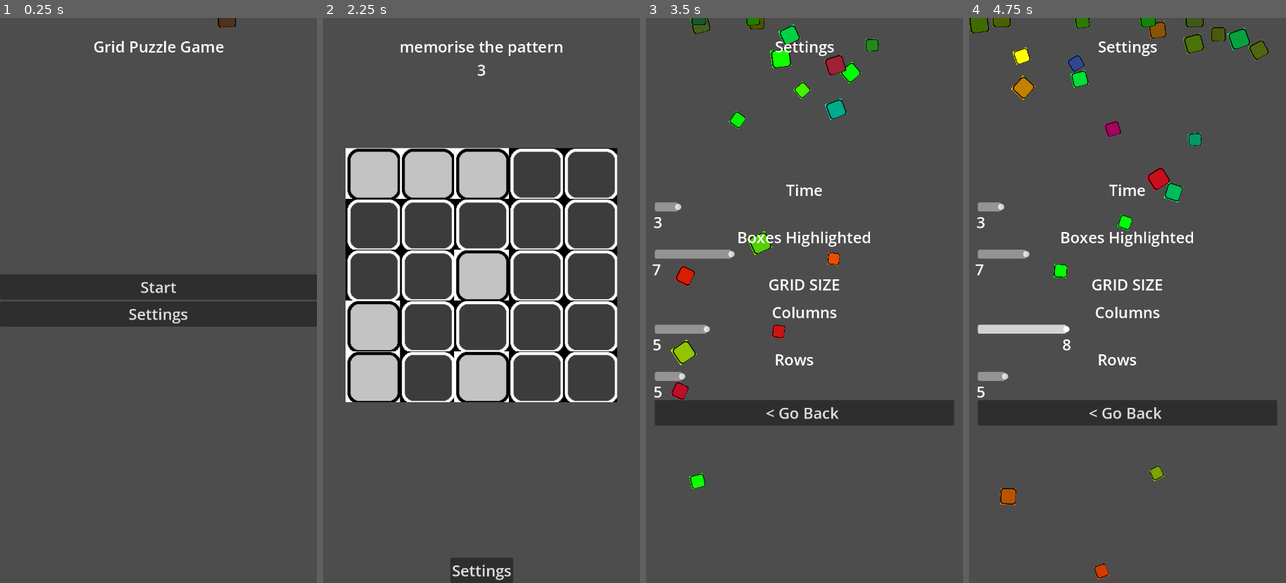
Above: before the commit, frames 1-4 (left to right).
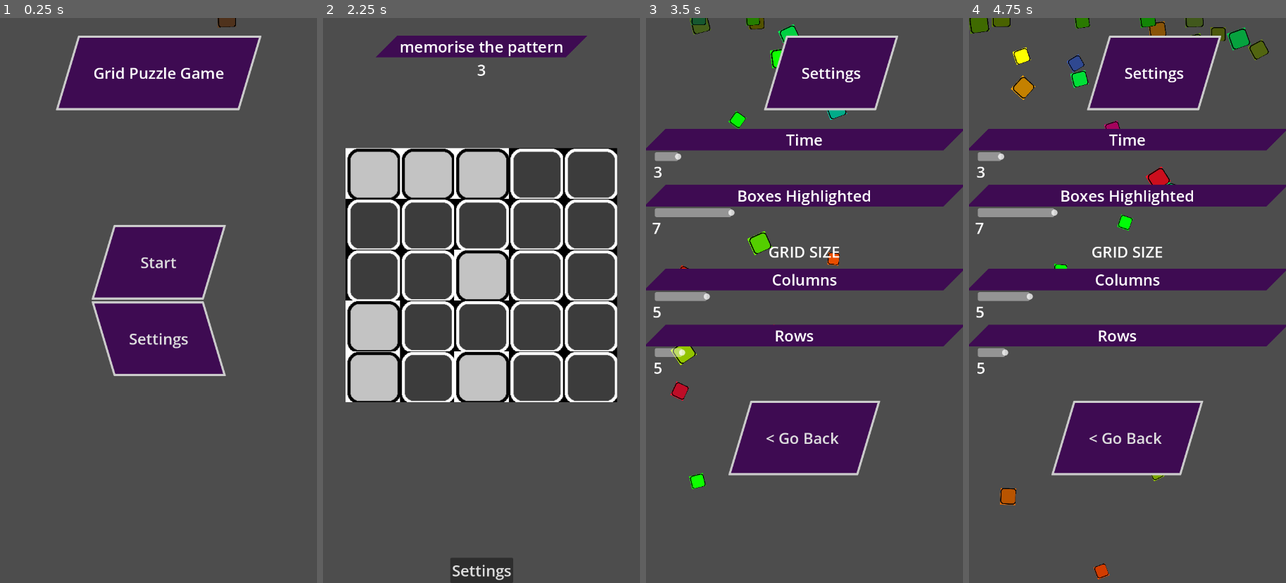
Above: after the commit, the same moments.

Repository: muhammadsaleh14/GridPuzzleGameGodot
Game: Godot game, scene res://assets/main_menu.tscn
The game is run twice, just before and just after one commit, with the same random seed, the same clock (stepped at 60 frames per second) and the same inputs.
Inputs (mouse positions are in pixels of both pictures, inside the frame that each line leads up to):
- Up to frame 1 (0.25 s): no input
- Up to frame 2 (2.25 s): click "Settings" at 0.5 s; click "< Go Back" at 1.25 s; click "Start" at 2 s
- Up to frame 3 (3.5 s): click "Settings" at 2.75 s
- Up to frame 4 (4.75 s): move the mouse to (1197, 272) at 3.52 s; press the mouse at (1197, 272) at 3.53 s; move the mouse to (1064, 328) at 4.27 s; release the mouse at (1064, 328) at 4.28 s; click (1064, 328) at 4.35 s

The runs differ from the first frame. In frame 1, 23% of the frame differs, in the area x 0-100%, y 3-64%; in frame 2, 2.0%; in frame 3, 30%, in the area x 0-100%, y 3-81%; in frame 4, 30%.

Commit message:
Improves theme and style

Diff:
--- a/assets/main_menu.tscn
+++ b/assets/main_menu.tscn
@@ -1,8 +1,9 @@
-[gd_scene load_steps=8 format=3 uid="uid://dko01urihrmd0"]
+[gd_scene load_steps=10 format=3 uid="uid://dko01urihrmd0"]
 
 [ext_resource type="Texture2D" uid="uid://blpsmfngmy7g0" path="res://textures/block.tres" id="1_6hca5"]
 [ext_resource type="Script" path="res://scripts/main_menu.gd" id="1_8447g"]
 [ext_resource type="Theme" uid="uid://d16l6kwqf0nby" path="res://fontTheme/new_theme.tres" id="3_xy72n"]
+[ext_resource type="StyleBox" uid="uid://jdfreqpcqif6" path="res://styles/purple_button_style.tres" id="4_uw3c7"]
 
 [sub_resource type="CanvasItemMaterial" id="CanvasItemMaterial_enbc7"]
 particles_animation = true
@@ -37,6 +38,18 @@
 hue_variation_max = 1.0
 anim_speed_max = 2.0
 
+[sub_resource type="StyleBoxFlat" id="StyleBoxFlat_kpdm3"]
+content_margin_left = 60.0
+content_margin_top = 60.0
+content_margin_right = 60.0
+content_margin_bottom = 60.0
+bg_color = Color(0.243137, 0.0431373, 0.321569, 1)
+skew = Vector2(-0.3, 0)
+border_width_left = 5
+border_width_top = 5
+border_width_right = 5
+border_width_bottom = 5
+
 [node name="MainMenu" type="Control"]
 layout_mode = 3
 anchors_preset = 15
@@ -59,12 +72,15 @@
 
 [node name="VBoxContainer" type="VBoxContainer" parent="."]
 layout_mode = 1
-anchors_preset = 14
+anchors_preset = 8
+anchor_left = 0.5
 anchor_top = 0.5
-anchor_right = 1.0
+anchor_right = 0.5
 anchor_bottom = 0.5
-offset_top = -33.0
-offset_bottom = 33.0
+offset_left = -71.5
+offset_top = -59.0
+offset_right = 71.5
+offset_bottom = 59.0
 grow_horizontal = 2
 grow_vertical = 2
 
@@ -75,6 +91,7 @@
 [node name="Start" type="Button" parent="VBoxContainer/MarginContainer2"]
 layout_mode = 2
 theme = ExtResource("3_xy72n")
+theme_override_styles/normal = ExtResource("4_uw3c7")
 text = "Start"
 
 [node name="MarginContainer3" type="MarginContainer" parent="VBoxContainer"]
@@ -83,6 +100,7 @@
 [node name="Settings" type="Button" parent="VBoxContainer/MarginContainer3"]
 layout_mode = 2
 theme = ExtResource("3_xy72n")
+theme_override_styles/normal = SubResource("StyleBoxFlat_kpdm3")
 text = "Settings"
 
 [node name="MarginContainer" type="MarginContainer" parent="."]
@@ -99,6 +117,7 @@
 [node name="Label" type="Label" parent="MarginContainer"]
 layout_mode = 2
 theme = ExtResource("3_xy72n")
+theme_override_styles/normal = ExtResource("4_uw3c7")
 text = "Grid Puzzle Game"
 horizontal_alignment = 1
 
--- a/assets/settings.tscn
+++ b/assets/settings.tscn
@@ -1,9 +1,11 @@
-[gd_scene load_steps=13 format=3 uid="uid://b7bkq10h20ttv"]
+[gd_scene load_steps=15 format=3 uid="uid://b7bkq10h20ttv"]
 
 [ext_resource type="Script" path="res://scripts/settings.gd" id="1_r7hsq"]
 [ext_resource type="Texture2D" uid="uid://blpsmfngmy7g0" path="res://textures/block.tres" id="2_2tbdu"]
 [ext_resource type="Script" path="res://addons/SliderLabel/SliderLabel.gd" id="2_d0ghn"]
+[ext_resource type="StyleBox" uid="uid://jdfreqpcqif6" path="res://styles/purple_button_style.tres" id="3_1du5w"]
 [ext_resource type="Theme" uid="uid://d16l6kwqf0nby" path="res://fontTheme/new_theme.tres" id="3_ob386"]
+[ext_resource type="StyleBox" uid="uid://c4hwedaw5iiap" path="res://styles/settings_label_style.tres" id="5_4wc8p"]
 
 [sub_resource type="CanvasItemMaterial" id="CanvasItemMaterial_geg0i"]
 particles_animation = true
@@ -84,6 +86,7 @@
 
 [node name="Label" type="Label" parent="MarginContainer2"]
 layout_mode = 2
+theme_override_styles/normal = ExtResource("3_1du5w")
 text = "Settings"
 
 [node name="MarginContainer" type="MarginContainer" parent="."]
@@ -110,6 +113,7 @@
 [node name="Time" type="Label" parent="MarginContainer/VBoxContainer/MarginContainer4/VBoxContainer"]
 layout_mode = 2
 theme = ExtResource("3_ob386")
+theme_override_styles/normal = ExtResource("5_4wc8p")
 text = "Time"
 horizontal_alignment = 1
 
@@ -139,14 +143,15 @@
 
 [node name="MarginContainer3" type="MarginContainer" parent="MarginContainer/VBoxContainer"]
 layout_mode = 2
-theme_override_constants/margin_top = 30
-theme_override_constants/margin_bottom = 30
+theme_override_constants/margin_top = 50
+theme_override_constants/margin_bottom = 50
 
 [node name="VBoxContainer" type="VBoxContainer" parent="MarginContainer/VBoxContainer/MarginContainer3"]
 layout_mode = 2
 
 [node name="BoxesHighlighted" type="Label" parent="MarginContainer/VBoxContainer/MarginContainer3/VBoxContainer"]
 layout_mode = 2
+theme_override_styles/normal = ExtResource("5_4wc8p")
 text = "Boxes Highlighted"
 horizontal_alignment = 1
 
@@ -188,6 +193,7 @@
 
 [node name="Columns" type="Label" parent="MarginContainer/VBoxContainer/MarginContainer/VBoxContainer"]
 layout_mode = 2
+theme_override_styles/normal = ExtResource("5_4wc8p")
 text = "Columns"
 horizontal_alignment = 1
 
@@ -215,7 +221,7 @@
 
 [node name="MarginContainer2" type="MarginContainer" parent="MarginContainer/VBoxContainer"]
 layout_mode = 2
-theme_override_constants/margin_top = 30
+theme_override_constants/margin_top = 50
 theme_override_constants/margin_bottom = 40
 
 [node name="VBoxContainer" type="VBoxContainer" parent="MarginContainer/VBoxContainer/MarginContainer2"]
@@ -223,6 +229,7 @@
 
 [node name="Rows" type="Label" parent="MarginContainer/VBoxContainer/MarginContainer2/VBoxContainer"]
 layout_mode = 2
+theme_override_styles/normal = ExtResource("5_4wc8p")
 text = "Rows     "
 horizontal_alignment = 1
 
@@ -248,12 +255,19 @@
 separation = 0
 metadata/_edit_initialized_ = true
 
-[node name="BackButton" type="Button" parent="MarginContainer/VBoxContainer"]
-layout_mode = 2
+[node name="MarginContainer5" type="MarginContainer" parent="MarginContainer/VBoxContainer"]
+layout_mode = 2
+size_flags_horizontal = 4
+size_flags_vertical = 4
+theme_override_constants/margin_top = 55
+
+[node name="BackButton" type="Button" parent="MarginContainer/VBoxContainer/MarginContainer5"]
+layout_mode = 2
+theme_override_styles/normal = ExtResource("3_1du5w")
 text = "< Go Back "
 
 [connection signal="value_changed" from="MarginContainer/VBoxContainer/MarginContainer4/VBoxContainer/TimeSlider" to="." method="_on_time_slider_value_changed"]
 [connection signal="value_changed" from="MarginContainer/VBoxContainer/MarginContainer3/VBoxContainer/BoxesSlider" to="." method="_on_boxes_slider_value_changed"]
 [connection signal="value_changed" from="MarginContainer/VBoxContainer/MarginContainer/VBoxContainer/ColumnSlider" to="." method="_on_column_slider_value_changed"]
 [connection signal="value_changed" from="MarginContainer/VBoxContainer/MarginContainer2/VBoxContainer/RowSlider" to="." method="_on_row_slider_value_changed"]
-[connection signal="pressed" from="MarginContainer/VBoxContainer/BackButton" to="." method="_on_back_button_pressed"]
+[connection signal="pressed" from="MarginContainer/VBoxContainer/MarginContainer5/BackButton" to="." method="_on_back_button_pressed"]
--- a/main.tscn
+++ b/main.tscn
@@ -1,6 +1,12 @@
-[gd_scene load_steps=3 format=3 uid="uid://8k8cabun1w3y"]
+[gd_scene load_steps=4 format=3 uid="uid://8k8cabun1w3y"]
 
 [ext_resource type="Script" path="res://scripts/main.gd" id="1_ynhme"]
+
+[sub_resource type="StyleBoxFlat" id="StyleBoxFlat_i4pxs"]
+bg_color = Color(0.243137, 0.0431373, 0.321569, 1)
+skew = Vector2(1, 0)
+expand_margin_left = 30.0
+expand_margin_right = 30.0
 
 [sub_resource type="RectangleShape2D" id="RectangleShape2D_ohkry"]
 size = Vector2(180, 70)
@@ -8,12 +14,8 @@
 [node name="level" type="Node2D"]
 script = ExtResource("1_ynhme")
 
-[node name="Blocks" type="Node2D" parent="."]
-
-[node name="Timer" type="Timer" parent="."]
-one_shot = true
-
 [node name="CanvasLayer" type="CanvasLayer" parent="."]
+layer = -1
 
 [node name="MarginContainer2" type="MarginContainer" parent="CanvasLayer"]
 anchors_preset = 5
@@ -34,6 +36,7 @@
 layout_mode = 2
 size_flags_horizontal = 4
 size_flags_vertical = 1
+theme_override_styles/normal = SubResource("StyleBoxFlat_i4pxs")
 
 [node name="TimerValueLabel" type="Label" parent="CanvasLayer/MarginContainer2/vbox"]
 unique_name_in_owner = true
@@ -56,6 +59,11 @@
 [node name="BackButton" type="Button" parent="CanvasLayer/MarginContainer3"]
 layout_mode = 2
 text = "Settings"
+
+[node name="Blocks" type="Node2D" parent="."]
+
+[node name="Timer" type="Timer" parent="."]
+one_shot = true
 
 [node name="SubmitNode2D" type="Node2D" parent="."]
 
--- /dev/null
+++ b/styles/purple_button_style.tres
@@ -0,0 +1,13 @@
+[gd_resource type="StyleBoxFlat" format=3 uid="uid://jdfreqpcqif6"]
+
+[resource]
+content_margin_left = 60.0
+content_margin_top = 60.0
+content_margin_right = 60.0
+content_margin_bottom = 60.0
+bg_color = Color(0.243137, 0.0431373, 0.321569, 1)
+skew = Vector2(0.3, 0)
+border_width_left = 5
+border_width_top = 5
+border_width_right = 5
+border_width_bottom = 5
--- /dev/null
+++ b/styles/settings_label_style.tres
@@ -0,0 +1,5 @@
+[gd_resource type="StyleBoxFlat" format=3 uid="uid://c4hwedaw5iiap"]
+
+[resource]
+bg_color = Color(0.243137, 0.0431373, 0.321569, 1)
+skew = Vector2(1, 0)
Not shown: 1 places in main.tscn that only renumber resources
